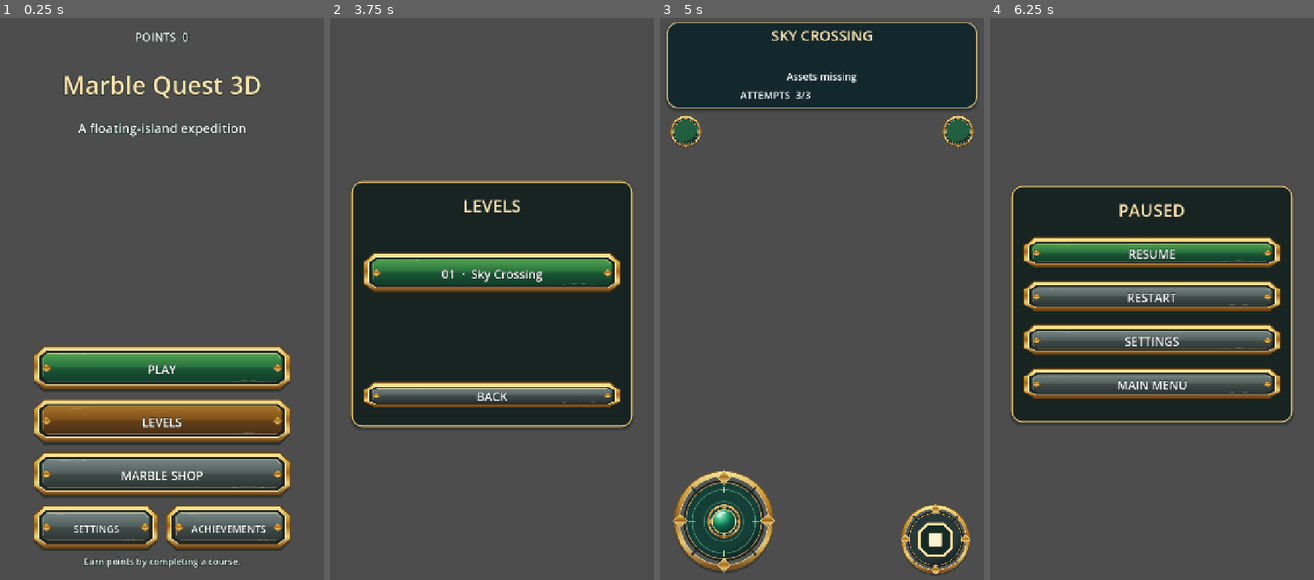
Above: before the commit, frames 1-4 (left to right).
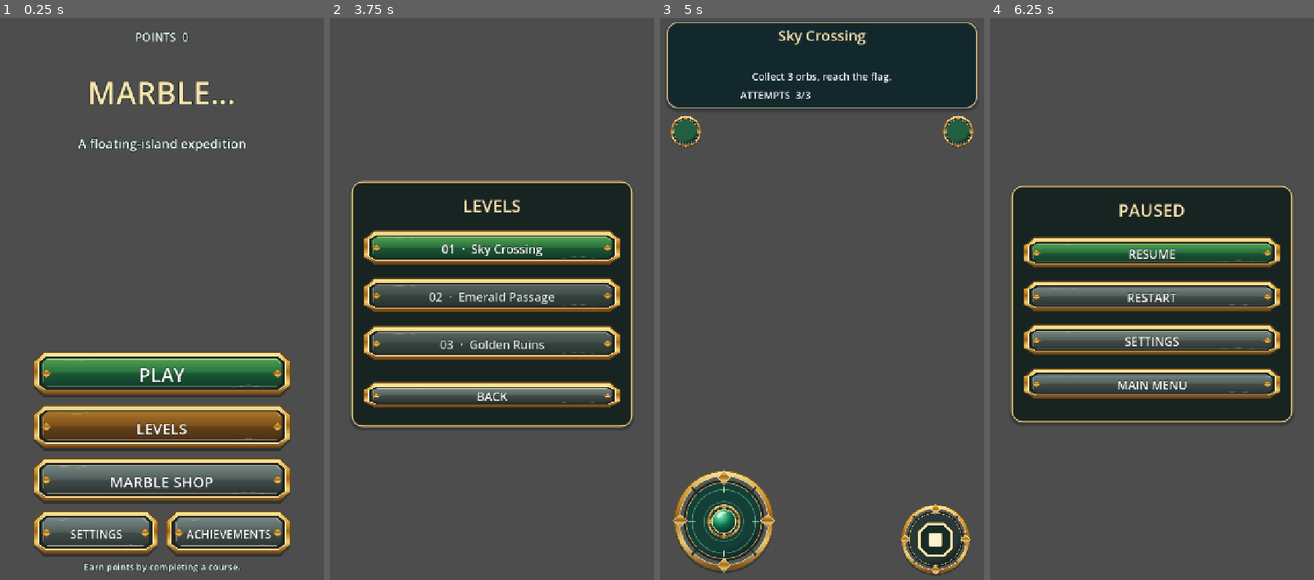
Above: after the commit, the same moments.

Repository: mhmmad444410aa-ai/MarbleQuest3D
Game: Godot game, scene res://main.tscn
The game is run twice, just before and just after one commit, with the same random seed, the same clock (stepped at 60 frames per second) and the same inputs.
Inputs (mouse positions are in pixels of both pictures, inside the frame that each line leads up to):
- Up to frame 1 (0.25 s): no input
- Up to frame 2 (3.75 s): click "PLAY" at 0.5 s; click "PLAY" at 1.25 s; click "MARBLE SHOP" at 2 s; click "BACK" at 2.75 s; click "LEVELS" at 3.5 s
- Up to frame 3 (5 s): click "01 · Sky Crossing" at 4.25 s
- Up to frame 4 (6.25 s): click (1015, 130) at 5.02 s; click (1288, 130) at 5.77 s

The runs differ from the first frame. In frame 1, 23% of the frame differs, in the area x 10-90%, y 10-99%; in frame 2, 14%; in frame 3, 0.8%; in frame 4, nothing differs.
Error before the commit: Invalid access to property or key 'track' on a base object of type 'Dictionary'. (res://scripts/quest.gd:281)
Error after the commit: Invalid access to property or key 'rock' on a base object of type 'Dictionary'. (res://scripts/quest.gd:313)

Commit message:
1.3.0: approved icon, three complete courses, aligned deck collision, full route regression and upgraded graphics

Diff:
--- a/project.godot
+++ b/project.godot
@@ -1,7 +1,7 @@
 config_version=5
 [application]
 config/name="Marble Quest 3D"
-config/icon="res://icon.svg"
+config/icon="res://assets/royal_ui/launcher.webp"
 run/main_scene="res://main.tscn"
 config/features=PackedStringArray("4.6", "GL Compatibility")
 [display]
--- a/scripts/quest.gd
+++ b/scripts/quest.gd
@@ -32,7 +32,7 @@
 var checkpoint_active = false
 var orbs: Array[Area3D] = []
 var gate: Area3D
-var bridge: AnimatableBody3D
+var bridge: Node3D
 var blocker: AnimatableBody3D
 var clock = 0.0
 var menu_open = true
@@ -50,6 +50,13 @@
 var language_buttons: Array[Button] = []
 var materials: Dictionary = {}
 var lives = 3
+var stage_index = 0
+var unlocked_stage = 0
+var next_stage_button: Button
+var stage_hazards: Array[AnimatableBody3D] = []
+const STAGE_NAMES = {"en":["Sky Crossing","Emerald Passage","Golden Ruins"],"ar":["عبور السماء","ممر الزمرد","الأطلال الذهبية"],"pt":["Travessia Celeste","Passagem Esmeralda","Ruínas Douradas"]}
+const STAGE_END = [-25.0,-33.0,-41.0]
+const STAGE_ORBS = [[-4.8,-9.0,-20.0],[-5.0,-17.0,-29.0],[-5.0,-21.0,-37.0]]
 var coins = 0
 var owned: Array[int] = [0]
 var equipped = 0
@@ -247,6 +254,31 @@
         var theta = float(i)*PI/10.0
         stone_piece(arch,Vector3(cos(theta)*1.25,1.98+sin(theta)*1.25,0),Vector3(0.58,0.43,0.76),theta)
 
+func crystal_cluster(pos: Vector3) -> void:
+    var cluster = Node3D.new()
+    course.add_child(cluster)
+    cluster.position = pos
+    for i in range(4):
+        var crystal = MeshInstance3D.new()
+        var shape = CylinderMesh.new()
+        shape.top_radius = 0.0
+        shape.bottom_radius = 0.16+float(i%2)*0.06
+        shape.height = 0.7+float(i%3)*0.26
+        shape.radial_segments = 5
+        shape.rings = 1
+        crystal.mesh = shape
+        crystal.material_override = palette_material("crystal",Color("76c6b6"),0.22,0.34)
+        cluster.add_child(crystal)
+        crystal.position = Vector3(float(i%2)*0.36,shape.height*0.5,float(i/2)*0.25)
+        crystal.rotation.z = (float(i)-1.5)*0.14
+    var moss = MeshInstance3D.new()
+    var base = BoxMesh.new()
+    base.size = Vector3(1.1,0.12,0.9)
+    moss.mesh = base
+    moss.material_override = palette_material("moss",Color("86ad66"),0.92,0.0)
+    cluster.add_child(moss)
+    moss.position.y = -0.06
+
 func flowing_water(pos: Vector3, width: float, height: float) -> void:
     var sheet = MeshInstance3D.new()
     var quad = QuadMesh.new()
@@ -298,14 +330,25 @@
         mat.roughness = roughness
         mat.metallic = metallic
         if key == "track":
-            mat.albedo_color = Color.WHITE
+            mat.albedo_color = Color("a7b29b")
             mat.albedo_texture = art_texture("stone")
             mat.normal_enabled = true
             mat.normal_texture = art_texture("stone_normal")
-            mat.normal_scale = 0.55
+            mat.normal_scale = 0.24
             mat.uv1_triplanar = true
             mat.uv1_world_triplanar = true
-            mat.uv1_scale = Vector3.ONE*0.65
+            mat.uv1_scale = Vector3.ONE*0.34
+        elif key == "gold_trim":
+            mat.albedo_texture = art_texture("gold_metal")
+        elif key == "moss":
+            mat.albedo_texture = art_texture("moss")
+            mat.uv1_triplanar = true
+            mat.uv1_world_triplanar = true
+        elif key == "crystal":
+            mat.albedo_texture = art_texture("crystal")
+            mat.emission_enabled = true
+            mat.emission = Color("277f71")
+            mat.emission_energy_multiplier = 0.25
         materials[key] = mat
     return materials[key]
 
@@ -339,8 +382,17 @@
         body = StaticBody3D.new()
     course.add_child(body)
     body.position = pos
-    model("track", body, size, Vector3(0, -size.y*0.5, 0))
+    # Visual deck and collision share exactly the same dimensions and top plane.
+    stone_piece(body,Vector3(0,-size.y*0.5,0),size)
     collider(body, size, Vector3(0, -size.y/2, 0))
+    for side in [-1.0,1.0]:
+        var trim = MeshInstance3D.new()
+        var strip = BoxMesh.new()
+        strip.size = Vector3(0.13,0.15,size.z)
+        trim.mesh = strip
+        trim.material_override = palette_material("gold_trim",Color("b49346"),0.36,0.42)
+        body.add_child(trim)
+        trim.position = Vector3(side*(size.x*0.5-0.075),-0.075,0)
     return body
 
 func decoration(kind: String, pos: Vector3, size: Vector3) -> void:
@@ -375,8 +427,9 @@
     a.body_entered.connect(func(body):
         if body == ball and not a.is_queued_for_deletion():
             count += 1
-            if count == 2 and not checkpoint_active and ball.position.z < -7.0 and ball.position.z > -11.0:
-                spawn = Vector3(0,1.3,-9)
+            if count == 2:
+                spawn = Vector3(0,1.3,a.position.z)
+                checkpoint_active = true
             a.queue_free())
     orbs.append(a)
 
@@ -400,37 +453,50 @@
     braking = false
     spawn = Vector3(0, 1.3, 2)
     orbs.clear()
+    stage_hazards.clear()
     result.visible = false
     play_again.visible = false
     result_home.visible = false
+    next_stage_button.visible = false
     pad.visible = true
     brake.visible = true
     refresh_lives()
-    platform(Vector3(0,0,0),Vector3(5,0.65,6))
-    platform(Vector3(0,0,-5),Vector3(3.4,0.6,4.35))
-    platform(Vector3(0,0,-9),Vector3(6.6,0.7,4.5))
-    platform(Vector3(-3.55,0,-9),Vector3(3.2,0.65,3.6))
-    bridge = platform(Vector3(0,0,-13),Vector3(4.6,0.55,4.75),true) as AnimatableBody3D
-    platform(Vector3(0,0,-17),Vector3(5.8,0.7,4.6))
-    platform(Vector3(0,0,-21),Vector3(4.8,0.7,4.4))
-    platform(Vector3(0,0,-25),Vector3(5.4,0.7,4.4))
+    platform(Vector3(0,0,0),Vector3(6.0,0.64,6.5))
+    platform(Vector3(0,0,-5),Vector3(4.1,0.64,4.7))
+    platform(Vector3(0,0,-9),Vector3(7.0,0.64,4.7))
+    # The optional branch remains visible, but no mandatory orb requires a risky lateral detour.
+    platform(Vector3(-3.7,0,-9),Vector3(3.0,0.64,3.6))
+    bridge = platform(Vector3(0,0,-13),Vector3(4.8,0.64,4.8))
+    # Rail collision matches its visible geometry. No moving collision seam.
+    for side in [-1.0,1.0]:
+        var rail_pos = Vector3(side*2.26,0.28,0)
+        var rail_size = Vector3(0.28,0.56,4.8)
+        stone_piece(bridge,rail_pos,rail_size)
+        collider(bridge,rail_size,rail_pos)
+    platform(Vector3(0,0,-17),Vector3(6.4,0.64,4.7))
+    platform(Vector3(0,0,-21),Vector3(5.4,0.64,4.7))
+    platform(Vector3(0,0,-25),Vector3(6.4,0.64,4.7))
+    var end_z: float = STAGE_END[stage_index]
+    if stage_index >= 1:
+        platform(Vector3(-0.7,0,-29),Vector3(4.8,0.64,4.7))
+        platform(Vector3(0.5,0,-33),Vector3(6.2,0.64,4.7))
+    if stage_index >= 2:
+        platform(Vector3(0.9,0,-37),Vector3(4.6,0.64,4.7))
+        platform(Vector3(-0.4,0,-41),Vector3(6.4,0.64,4.7))
     island_landscape()
-    decoration("marker",Vector3(1.7,1.25,-17),Vector3(0.7,2.2,0.7))
-    decoration("marker",Vector3(1.8,1.5,-25),Vector3(0.9,2.8,0.9))
-    orb(Vector3(0,0.7,-4.8))
-    orb(Vector3(-3.55,0.7,-9))
-    orb(Vector3(0,0.7,-20))
+    decoration("marker",Vector3(2.35,1.25,-17),Vector3(0.7,2.2,0.7))
+    decoration("marker",Vector3(2.2,1.5,end_z),Vector3(0.9,2.8,0.9))
+    for z in STAGE_ORBS[stage_index]:
+        orb(Vector3(0,0.7,float(z)))
     var cp = area_at(Vector3(0,0.8,-17),Vector3(3,1.6,2))
     cp.body_entered.connect(func(body):
         if body == ball and count >= 2 and not checkpoint_active:
             spawn = Vector3(0,1.2,-17)
             checkpoint_active = true)
-    blocker = AnimatableBody3D.new()
-    course.add_child(blocker)
-    blocker.position = Vector3(0,0.6,-22)
-    model("support",blocker,Vector3(1.5,0.8,0.55))
-    collider(blocker,Vector3(1.5,0.8,0.55),Vector3.ZERO)
-    gate = area_at(Vector3(0,0.8,-25),Vector3(3,1.6,2))
+    blocker = make_hazard(Vector3(1.8,0.42,-22))
+    if stage_index >= 1: make_hazard(Vector3(-1.65,0.42,-30.5))
+    if stage_index >= 2: make_hazard(Vector3(1.75,0.42,-38.5))
+    gate = area_at(Vector3(0,0.8,end_z),Vector3(3.2,1.6,2))
     gate.body_entered.connect(func(body):
         if body == ball and count == 3 and not finished:
             finish_course())
@@ -457,11 +523,30 @@
     brake_touch = -1
     touch_id = -1
     apply_skin()
-    camera.position = spawn + Vector3(0,8,8)
+    camera.position = spawn + Vector3(0,6.8,8.6)
     camera.look_at(spawn + Vector3(0,0,-3))
+    heading.text = STAGE_NAMES[lang][stage_index]
 
 # Imported environmental meshes remain visual only: the proven course
 # collision shapes are unchanged. No generated primitive scenery.
+func make_hazard(pos: Vector3) -> AnimatableBody3D:
+    var hazard = AnimatableBody3D.new()
+    course.add_child(hazard)
+    hazard.position = pos
+    hazard.set_meta("origin_x",pos.x)
+    var size = Vector3(0.8,0.72,0.55)
+    stone_piece(hazard,Vector3.ZERO,size)
+    collider(hazard,size,Vector3.ZERO)
+    stage_hazards.append(hazard)
+    return hazard
+
+func start_stage(index: int) -> void:
+    if index < 0 or index >= STAGE_END.size() or index > unlocked_stage: return
+    stage_index = index
+    reset_course()
+    home_needs_reset = false
+    show_screen("play")
+
 func island_landscape() -> void:
     var islands = [
         [Vector3(0,-1.9,0),Vector3(5.6,3.0,6.4)],
@@ -473,9 +558,22 @@
     for entry in islands:
         var centre: Vector3 = entry[0]
         var extent: Vector3 = entry[1]
-        decoration("cliff",centre,extent)
-        decoration("rock",centre+Vector3(0,-extent.y*0.48,0),extent*0.60)
-        decoration("rock",centre+Vector3(extent.x*0.37,-0.4,0.4),extent*0.33)
+        centre.y = minf(centre.y,-extent.y*0.5-0.75)
+        decoration("rock",centre,extent)
+        decoration("rock",centre+Vector3(0,-extent.y*0.48,0),extent*0.64)
+        decoration("rock",centre+Vector3(extent.x*0.32,-0.4,0.4),extent*0.40)
+    if stage_index >= 1:
+        for z in [-29.0,-33.0]:
+            decoration("rock",Vector3(0,-2.7,z),Vector3(6.2,3.8,4.5))
+            ruin_arch(Vector3(3.6,-0.3,z),0.82)
+            crystal_cluster(Vector3(-2.1,0.0,z))
+    if stage_index >= 2:
+        for z in [-37.0,-41.0]:
+            decoration("rock",Vector3(0,-3.0,z),Vector3(6.8,4.0,4.7))
+            ruin_arch(Vector3(-3.6,-0.2,z),1.05)
+            crystal_cluster(Vector3(2.2,0.0,z))
+    crystal_cluster(Vector3(2.2,0.0,-9))
+    crystal_cluster(Vector3(-2.4,0.0,-25))
     # Border foliage, deliberately off the path of the marble.
     for v in [Vector3(-2.1,0,0.6),Vector3(2.5,0,-9.8),Vector3(-2.15,0,-17.2),Vector3(-2.15,0,-25.2)]:
         decoration("forest_tree",v+Vector3(0,1.55,0),Vector3(1.8,3.1,1.8))
@@ -513,8 +611,8 @@
     elapsed += delta
     clock += delta
     respawn_guard = maxf(0.0,respawn_guard-delta)
-    bridge.position.x = sin(clock * 0.85) * 0.40
-    blocker.position.x = sin(clock * 1.8) * 1.4
+    for hazard in stage_hazards:
+        hazard.position.x = float(hazard.get_meta("origin_x")) + sin(clock * 1.45 + hazard.position.z)*0.24
     var axis = move
     axis += Vector2(float(Input.is_physical_key_pressed(KEY_D))-float(Input.is_physical_key_pressed(KEY_A)),float(Input.is_physical_key_pressed(KEY_S))-float(Input.is_physical_key_pressed(KEY_W)))
     axis = axis.limit_length(1.0)
@@ -528,8 +626,8 @@
     if ball.position.y < -5 and respawn_guard <= 0.0:
         lose_attempt()
         if finished: return
-    camera.position = camera.position.lerp(ball.position + Vector3(0,8,8),1.0-exp(-delta*5.0))
-    camera.look_at(camera.position + Vector3(0,-8,-11))
+    camera.position = camera.position.lerp(ball.position + Vector3(0,6.8,8.6),1.0-exp(-delta*5.0))
+    camera.look_at(camera.position + Vector3(0,-6.8,-11.6))
     for a in orbs:
         if is_instance_valid(a):
             a.rotate_y(delta*1.6)
@@ -544,6 +642,7 @@
     ball.set_deferred("freeze", true)
     move = Vector2.ZERO
     var stars = lives
+    unlocked_stage = maxi(unlocked_stage,mini(stage_index+1,STAGE_END.size()-1))
     coins += stars * 35
     earned_total += stars * 35
     victories += 1
@@ -582,6 +681,7 @@
     result.visible = true
     play_again.visible = true
     result_home.visible = true
+    next_stage_button.visible = won and stage_index < STAGE_END.size()-1
     pad.visible = false
     brake.visible = false
     refresh_shop()
@@ -630,6 +730,7 @@
         var saved = str(cfg.get_value("settings","lang","en"))
         if WORDS.has(saved): lang = saved
         coins = maxi(0,int(cfg.get_value("progress","coins",0)))
+        unlocked_stage = clampi(int(cfg.get_value("progress","unlocked_stage",0)),0,STAGE_END.size()-1)
         var saved_owned = cfg.get_value("progress","owned",[0])
         if not saved_owned is Array: saved_owned = [0]
         for id in saved_owned:
@@ -651,6 +752,7 @@
     cfg.set_value("progress","best",best)
     cfg.set_value("settings","lang",lang)
     cfg.set_value("progress","coins",coins)
+    cfg.set_value("progress","unlocked_stage",unlocked_stage)
     cfg.set_value("progress","owned",owned)
     cfg.set_value("progress","equipped",equipped)
     cfg.set_value("settings","quality",quality)
@@ -852,12 +954,14 @@
     play_again.visible = false
     result_home = action(hud,"result_home","home",func(): go_home(),"grey")
     result_home.visible = false
+    next_stage_button = action(hud,"next_stage","play",func(): start_stage(stage_index+1),"gold")
+    next_stage_button.visible = false
 
     menu = make_page("main")
     menu_panel = page_panels["main"]
     menu_panel.add_theme_stylebox_override("panel",StyleBoxEmpty.new())
     menu_title = page_titles["main"]
-    menu_title.add_theme_font_size_override("font_size",54)
+    menu_title.add_theme_font_size_override("font_size",68)
     menu_title.add_theme_color_override("font_outline_color",Color("182a20"))
     menu_title.add_theme_constant_override("outline_size",12)
     menu_title.autowrap_mode = TextServer.AUTOWRAP_WORD_SMART
@@ -935,7 +1039,9 @@
     action(settings,"about","gear",func(): show_screen("about"),"grey")
     action(settings,"settings_back","back",func(): show_screen(settings_return),"grey")
     var levels = make_page("levels")
-    action(levels,"level_one","play",func(): reset_course(); show_screen("play"))
+    action(levels,"level_one","play",func(): start_stage(0))
+    action(levels,"level_two","play",func(): start_stage(1),"gold")
+    action(levels,"level_three","play",func(): start_stage(2),"grey")
     action(levels,"levels_back","back",func(): show_screen("main"),"grey")
     var achievements = make_page("achievements")
     achievement_text = label(achievements,"",28,Rect2())
@@ -987,15 +1093,16 @@
     place(joystick_knob,77,77,78,78)
     place(brake,w-190,h-202,160,160)
     place(result,24,h*0.35,w-48,185)
-    place(play_again,cx-160,h*0.35+190,320,80)
-    place(result_home,cx-160,h*0.35+282,320,74)
+    place(next_stage_button,cx-210,h*0.35+190,420,80)
+    place(play_again,cx-210,h*0.35+282,420,76)
+    place(result_home,cx-210,h*0.35+368,420,76)
     var mh = h-48.0
     var my = 24.0
     place(menu_panel,px,my,pw,mh)
     place(main_balance,bx,my+8,bw,44)
-    place(menu_title,px+10,my+64,pw-20,140)
-    place(menu_subtitle,px+12,my+206,pw-24,48)
-    var by = h*0.57
+    place(menu_title,px+10,my+64,pw-20,174)
+    place(menu_subtitle,px+12,my+240,pw-24,48)
+    var by = h*0.58
     var bh = clampf((h-by-72)/4.3,56,108)
     place(menu_play,bx,by,bw,bh)
     place(actions["levels"],bx,by+bh*1.08,bw,bh)
@@ -1003,10 +1110,13 @@
     place(actions["settings"],bx,by+bh*3.24,bw*0.49,bh)
     place(actions["achievements"],bx+bw*0.51,by+bh*3.24,bw*0.49,bh)
     place(menu_hint,bx,by+bh*4.24,bw,35)
-    actions["settings"].add_theme_font_size_override("font_size",22)
-    actions["achievements"].add_theme_font_size_override("font_size",22)
+    actions["settings"].add_theme_font_size_override("font_size",25)
+    actions["achievements"].add_theme_font_size_override("font_size",25)
+    menu_play.add_theme_font_size_override("font_size",42)
+    actions["levels"].add_theme_font_size_override("font_size",33)
+    actions["shop"].add_theme_font_size_override("font_size",33)
     if screen == "main":
-        place(preview_box,px+pw*0.12,my+254,pw*0.76,maxf(100,by-my-264))
+        place(preview_box,px+pw*0.05,my+285,pw*0.90,maxf(100,by-my-295))
 
     var sh = 690.0
     var sy = maxf(20,(h-sh)*0.5)
@@ -1022,7 +1132,7 @@
         place(shop_buttons[i],bx,sy+496,bw,86)
     place(actions["shop_back"],bx,sy+603,bw,65)
 
-    var dh = 930.0
+    var dh = minf(h-48,1080.0)
     var dy = maxf(20,(h-dh)*0.5)
     place(page_panels["settings"],px,dy,pw,dh)
     place(page_titles["settings"],px+10,dy+15,pw-20,68)
@@ -1031,14 +1141,18 @@
     for i in range(3):
         place(language_buttons[i],bx+i*(lw+12),dy+158,lw,70)
     var settings_keys = ["quality","vibration","sound","volume","sensitivity","fps","defaults","about","settings_back"]
+    var setting_step = (dh-260.0)/9.0
     for i in range(settings_keys.size()):
-        place(actions[settings_keys[i]],bx,dy+244+i*72,bw,62)
+        place(actions[settings_keys[i]],bx,dy+244+i*setting_step,bw,setting_step-9.0)
+        actions[settings_keys[i]].add_theme_font_size_override("font_size",30)
     for key in ["levels","achievements","about"]:
         var py2 = maxf(20,(h-540)*0.5)
         place(page_panels[key],px,py2,pw,540)
         place(page_titles[key],px+12,py2+18,pw-24,72)
         place(actions[key+"_back"],bx,py2+438,bw,70)
-        if key == "levels": place(actions["level_one"],bx,py2+154,bw,100)
+        if key == "levels":
+            for i in range(3):
+                place(actions[["level_one","level_two","level_three"][i]],bx,py2+105+i*105,bw,88)
         if key == "achievements": place(achievement_text,bx,py2+105,bw,300)
         if key == "about": place(info_text,bx,py2+105,bw,300)
 
@@ -1077,6 +1191,7 @@
         preview_world.render_target_update_mode = SubViewport.UPDATE_ALWAYS if next in ["main","shop"] else SubViewport.UPDATE_DISABLED
         if is_instance_valid(preview_pedestal): preview_pedestal.visible = next == "main"
         layout_ui.call_deferred()
+    if next == "levels": update_language()
     if next == "achievements": refresh_achievements()
     if next == "shop" or next == "main": refresh_shop()
     if next == "settings": update_language()
@@ -1119,7 +1234,7 @@
     refresh_preview()
 
 func update_language() -> void:
-    heading.text = word(28)
+    heading.text = STAGE_NAMES[lang][stage_index]
     help.text = {"en":"Collect 3 orbs, reach the flag.","ar":"اجمع ٣ كرات ثم بلغ العلم.","pt":"Colete 3 orbes e alcance a bandeira."}[lang]
     restart.text = ""
     menu_button.text = ""
@@ -1131,7 +1246,7 @@
         b.add_theme_constant_override("outline_size",7)
     play_again.text = word(9)
     result_home.text = word(5)
-    menu_title.text = {"en":"Marble Quest 3D","ar":"مغامرة الكرة 3D","pt":"Marble Quest 3D"}[lang]
+    menu_title.text = {"en":"MARBLE\nQUEST 3D","ar":"مغامرة الكرة\nثلاثية الأبعاد","pt":"MARBLE\nQUEST 3D"}[lang]
     menu_subtitle.text = EXTRA[lang][2]
     menu_hint.text = word(27)
     menu_play.text = word(0)
@@ -1154,7 +1269,12 @@
     page_titles["levels"].text = more(0)
     page_titles["achievements"].text = more(1)
     page_titles["about"].text = more(7)
-    actions["level_one"].text = "01  ·  "+more(14)
+    for i in range(3):
+        var level_button: Button = actions[["level_one","level_two","level_three"][i]]
+        level_button.text = "%02d  ·  %s" % [i+1,STAGE_NAMES[lang][i]]
+        level_button.disabled = i > unlocked_stage
+        level_button.icon = tex("lock" if i > unlocked_stage else "play")
+    next_stage_button.text = {"en":"NEXT COURSE","ar":"المرحلة التالية","pt":"PRÓXIMA FASE"}[lang]
     for key in ["levels","achievements","about"]:
         actions[key+"_back"].text = word(6)
     actions["sound"].text = more(2)+"  •  "+word(20 if sound_on else 21)
@@ -1249,7 +1369,8 @@
     root.add_child(env_node)
     var cam = Camera3D.new()
     root.add_child(cam)
-    cam.position = Vector3(0,1.05,4.8)
+    cam.fov = 43.0
+    cam.position = Vector3(0,0.72,4.5)
     cam.look_at(Vector3.ZERO)
     cam.current = true
     preview_mesh = marble_visual(root,2.1)
--- a/tools/smoke.gd
+++ b/tools/smoke.gd
@@ -165,5 +165,29 @@
         push_error("Smoke failed: if not scene.won or awarded != 245 or scene.coins != awarded:")
         quit(1)
         return
+    # Real physics traversal from spawn through all mandatory pickups and the final gate,
+    # on every course; do not manually invoke finish_course for this regression.
+    for stage in range(3):
+        scene.start_stage(stage)
+        await process_frame
+        for tick in range(1050):
+            await physics_frame
+            if scene.finished: break
+            scene.move = Vector2(clampf(-scene.ball.position.x*0.75-scene.ball.linear_velocity.x*0.28,-0.5,0.5),-0.85)
+        scene.move = Vector2.ZERO
+        if not scene.won or scene.count != 3 or scene.falls != 0 or scene.lives != 3:
+            push_error("Full route failed stage %d at %s pickups %d falls %d" % [stage+1,str(scene.ball.position),scene.count,scene.falls])
+            quit(1)
+            return
+        print("FULL_COURSE_OK ",stage+1)
+    if not ResourceLoader.exists("res://assets/royal_ui/launcher.webp"):
+        push_error("Approved launcher icon missing")
+        quit(1)
+        return
+    for key in ["gold_metal","moss","crystal"]:
+        if scene.art_texture(key) == null:
+            push_error("New material missing "+key)
+            quit(1)
+            return
     print("SMOKE_OK")
     quit(0)
Binary file added: assets/royal_ui/launcher.webp
Not shown, changed: export_presets.cfg
